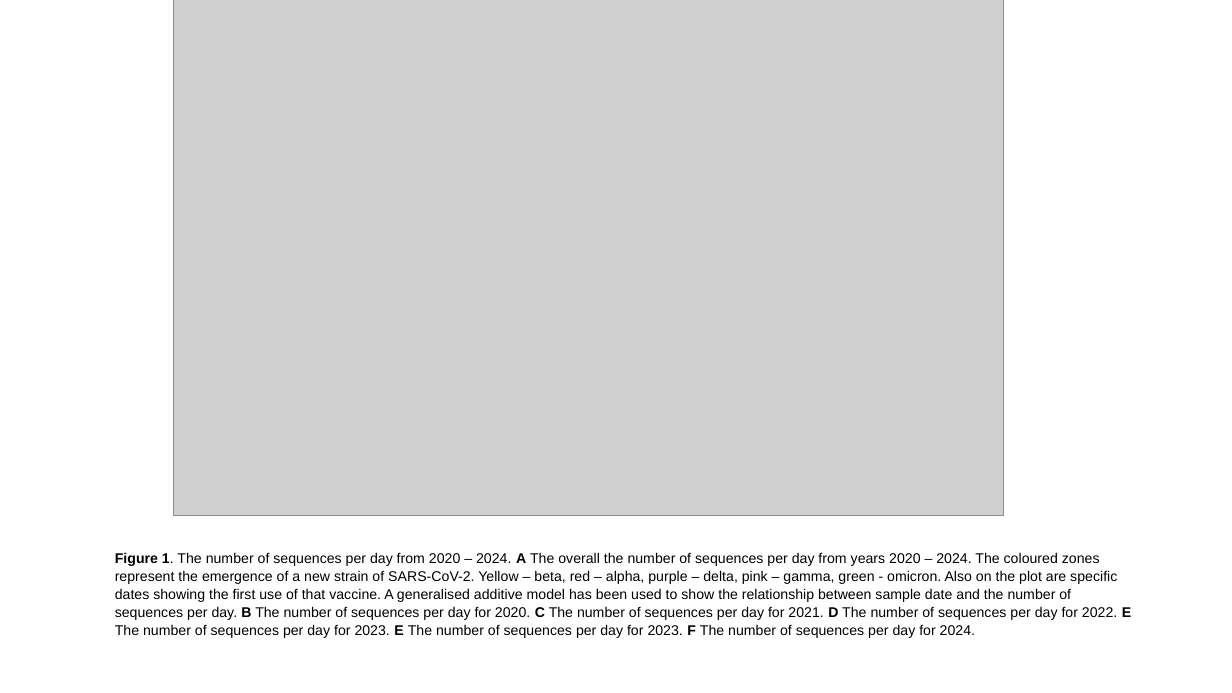
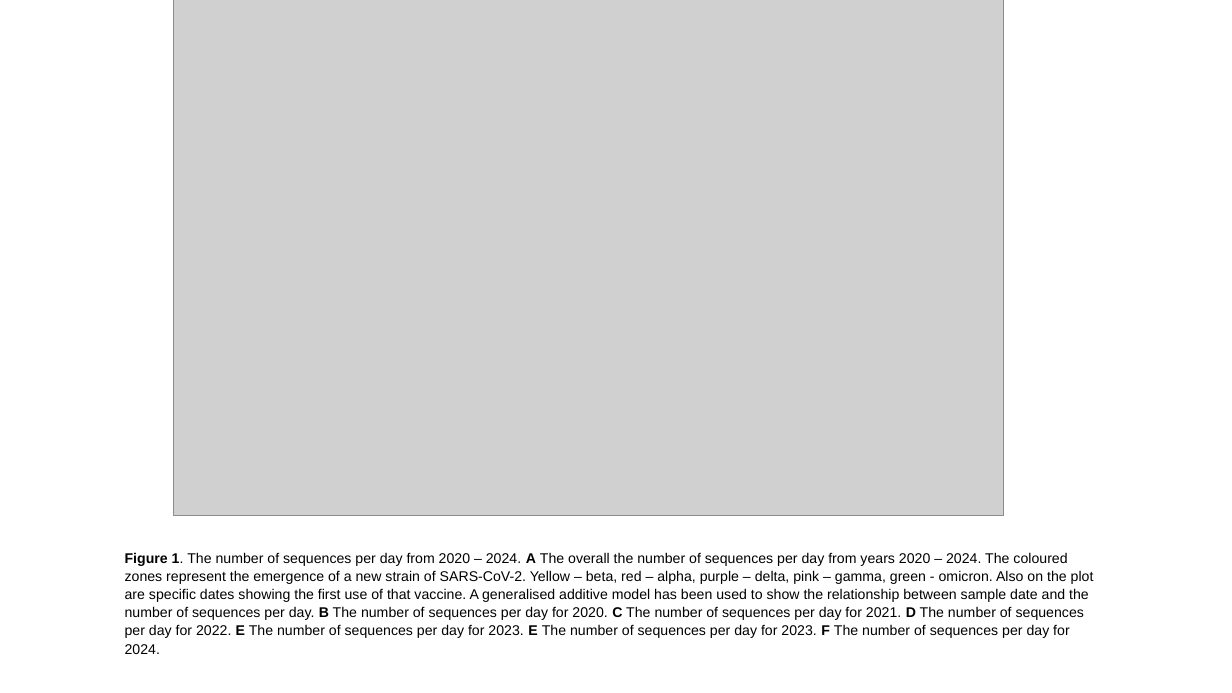
Before and after one commit to sha524/Spike_protein, a slide deck: slide 1 of Plots and Figures/Real plots and figures/Completed figures with captions.pptx. Drawn at 1232x693 pixels with LibreOffice and Linux fonts; fonts in the diff are those of the drawing; grey boxes stand for pictures. Boxes give left, top, right and bottom in pixels: in the first picture for what was removed or moved away, otherwise in the second. Text is boxed around its words. In the diff, an @@ line names an element or a change of style, - is before the commit and + after.

Commit message:
Planning report and figures

```diff
--- a/Plots and Figures/Real plots and figures/Completed figures with captions.pptx
+++ b/Plots and Figures/Real plots and figures/Completed figures with captions.pptx
@@ text "Figure 1. The number of ..." rewrapped from box(115, 552, 1131, 638) to box(125, 552, 1094, 654) @@
```
Also in this commit, not shown: 4 other slides changed, 4 slides added, 1 slide removed, 1 other file.
